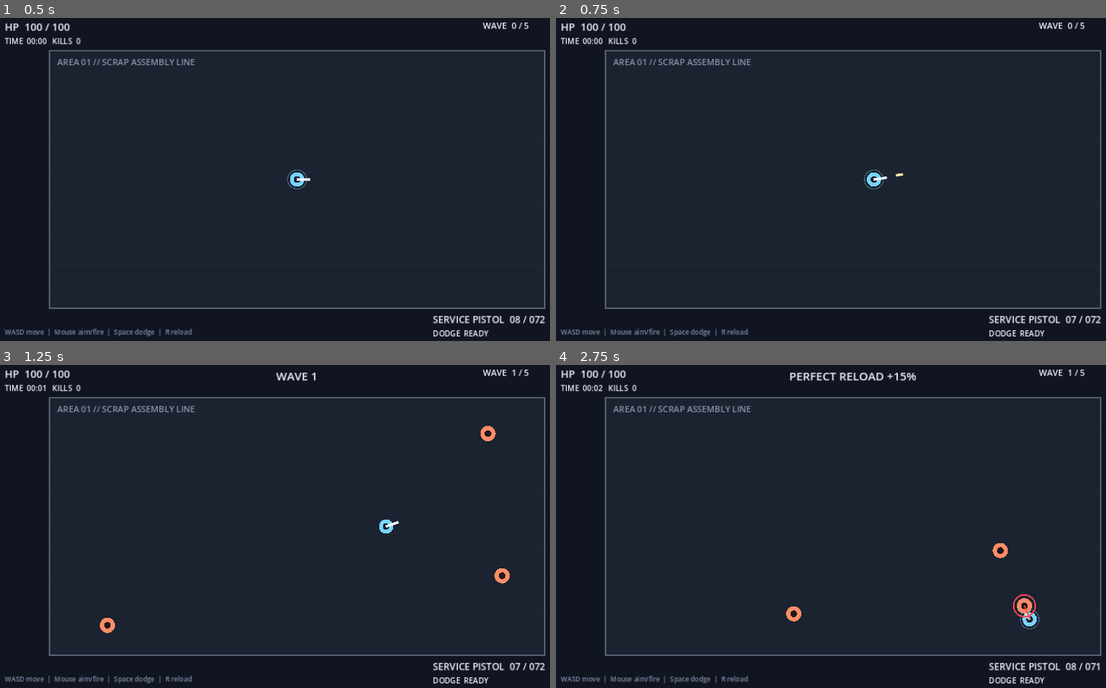
Above: before the commit, frames 1-4 (two rows, left to right).
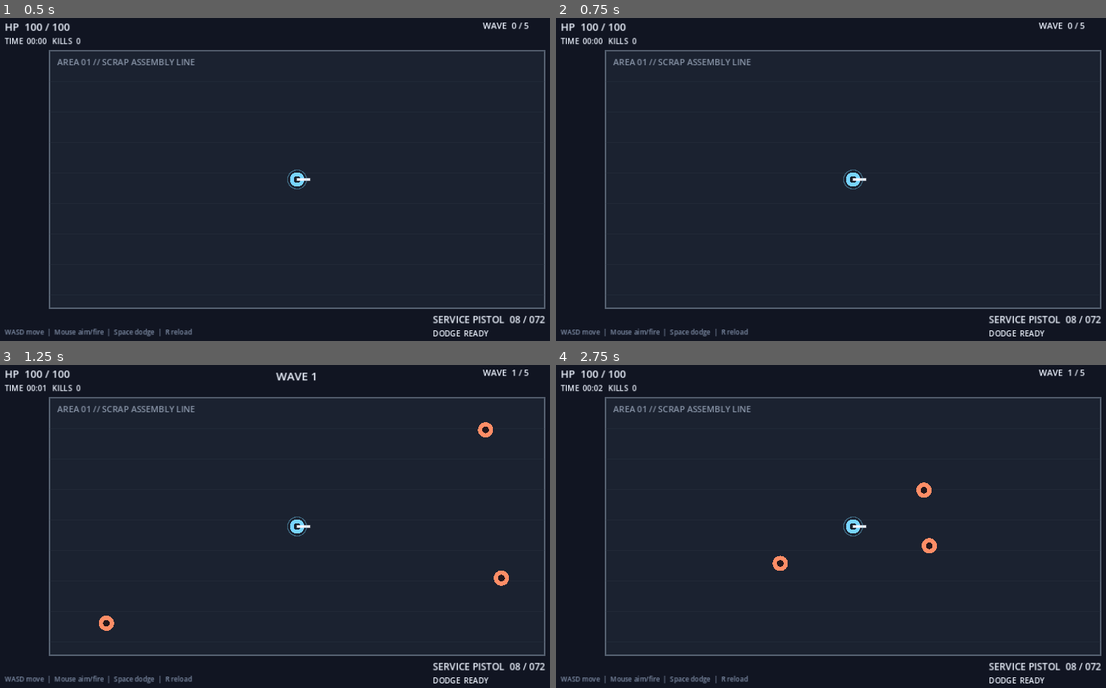
Above: after the commit, the same moments.

Repository: donly987647-max/Topdown-roguelite
Game: Godot game, scene res://scenes/main.tscn
Two runs of this game, one before a commit and one after it. Both use one fixed random seed, a clock stepped at 60 frames per second and the inputs below.
Inputs (mouse positions are in pixels of both pictures, inside the frame that each line leads up to):
- Up to frame 1 (0.5 s): no input
- Up to frame 2 (0.75 s): tap Enter at 0.5 s; move the mouse to (985, 163) at 0.52 s; hold D from 0.53 s (still down); tap R at 0.6 s; click (985, 163) at 0.67 s
- Up to frame 3 (1.25 s): keep holding D; tap Space at 0.77 s
- Up to frame 4 (2.75 s): move the mouse to (732, 542) at 1.27 s; release D at 1.28 s; hold S 1.28-2.03 s; tap R at 1.35, 2.1 s; tap Space at 1.52 s; move the mouse to (913, 452) at 2.02 s; hold D from 2.03 s (still down)

Frame 1 is identical in both runs. In frame 2, 0.3% of the frame differs, in the area x 52-95%, y 46-95%; in frame 3, 0.4%; in frame 4, 1.2%, in the area x 39-100%, y 2-95%.
Error after the commit: Invalid call to function 'tick' in base 'Node (weapon_controller.gd)'. Expected 2 arguments. (res://scripts/player/player.gd:54)

Commit message:
Add mobile twin-stick player input

Diff:
--- a/scripts/player/player.gd
+++ b/scripts/player/player.gd
@@ -23,6 +23,10 @@
 var dodge_cooldown_left := 0.0
 var dodge_direction := Vector2.ZERO
 
+var mobile_move_input := Vector2.ZERO
+var mobile_aim_input := Vector2.ZERO
+var mobile_fire_held := false
+
 func _ready() -> void:
     collision_layer = 1
     collision_mask = 2 | 4
@@ -47,7 +51,7 @@
     else:
         _tick_movement(delta)
 
-    weapon.tick(delta, aim_direction)
+    weapon.tick(delta, aim_direction, mobile_fire_held)
     move_and_slide()
     queue_redraw()
 
@@ -62,6 +66,18 @@
             request_dodge()
         elif event.button_index == JOY_BUTTON_X:
             weapon.request_reload()
+
+func set_mobile_move(value: Vector2) -> void:
+    mobile_move_input = value.limit_length(1.0)
+
+func set_mobile_aim(value: Vector2, firing: bool) -> void:
+    mobile_aim_input = value.limit_length(1.0)
+    mobile_fire_held = firing
+
+func clear_mobile_input() -> void:
+    mobile_move_input = Vector2.ZERO
+    mobile_aim_input = Vector2.ZERO
+    mobile_fire_held = false
 
 func _tick_movement(delta: float) -> void:
     var input_vector := _movement_input()
@@ -87,6 +103,9 @@
         invulnerable = hit_invuln_left > 0.0
 
 func _movement_input() -> Vector2:
+    if mobile_move_input.length_squared() > 0.0025:
+        return mobile_move_input
+
     var result := Vector2.ZERO
     if Input.is_key_pressed(KEY_A): result.x -= 1.0
     if Input.is_key_pressed(KEY_D): result.x += 1.0
@@ -99,10 +118,14 @@
     return result.normalized() if result.length_squared() > 1.0 else result
 
 func _update_aim() -> void:
+    if mobile_aim_input.length_squared() > 0.01:
+        aim_direction = mobile_aim_input.normalized()
+        return
+
     var stick := Vector2(Input.get_joy_axis(0, JOY_AXIS_RIGHT_X), Input.get_joy_axis(0, JOY_AXIS_RIGHT_Y))
     if stick.length() > 0.25:
         aim_direction = stick.normalized()
-    else:
+    elif not OS.has_feature("mobile"):
         var mouse_delta := get_global_mouse_position() - global_position
         if mouse_delta.length_squared() > 1.0:
             aim_direction = mouse_delta.normalized()
